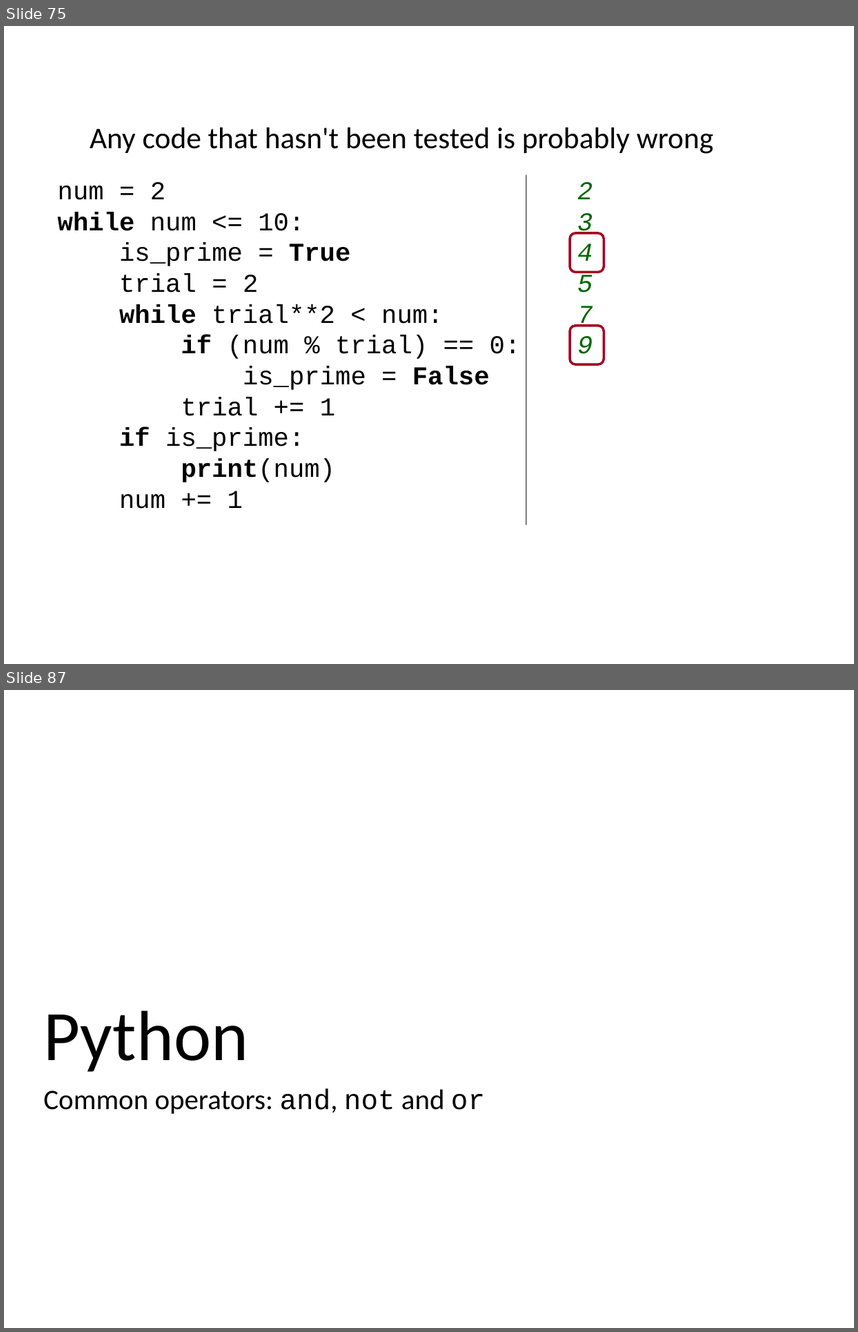
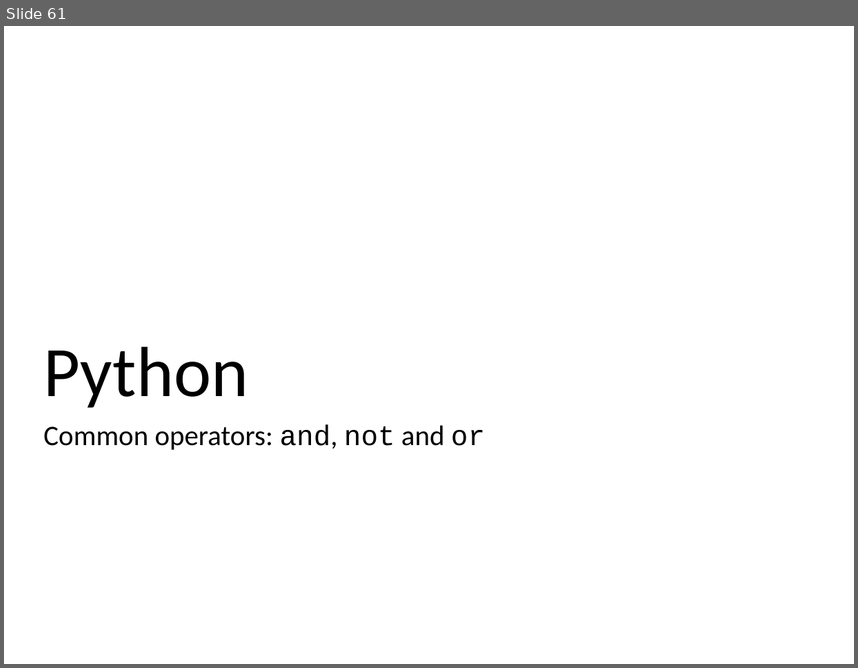
Before and after one commit to ncasuk/ncas-isc, a slide deck: python/presentations/restructured_learning_python/03_flow_and_bool_operators.pptx. Shown one above the other, each under a label of ours: slides 75 and 87 before the commit, slide 61 after it; the slides between them are not shown. The pictures are 858x1332 and 858x668 pixels, drawn with LibreOffice and Linux fonts; fonts in the diff are those of the drawing; background and template pictures are left out. Boxes give left, top, right and bottom in pixels: in the first picture for what was removed or moved away, otherwise in the second. Text is boxed around its words. In the diff, an @@ line names an element or a change of style, - is before the commit and + after.

```diff
--- a/python/presentations/restructured_learning_python/03_flow_and_bool_operators.pptx
+++ b/python/presentations/restructured_learning_python/03_flow_and_bool_operators.pptx
@@ slide 75 removed at (4,26,854,664), background picture (left out) @@
@@ text removed at (90,127,714,154) @@
-Any code that hasn't been tested is probably wrong
@@ text removed at (58,182,490,508) @@
-num = 2
-while num <= 10:
-is_prime = True
-trial = 2
-while trial**2 < num:
-if (num % trial) == 0:
-is_prime = False
-trial += 1
-if is_prime:
-print(num)
-num += 1
@@ line removed from (526, 175) to (526, 525) @@
@@ text removed at (577,182,593,354) @@
-2
-3
-4
-5
-7
-9
@@ rounded rectangle removed at (570,233,604,272) @@
@@ rounded rectangle removed at (570,325,604,364) @@
@@ what was slide 87 is now slide 61 @@
```
Also in this commit, not shown: 25 other slides removed, 5 other files.
